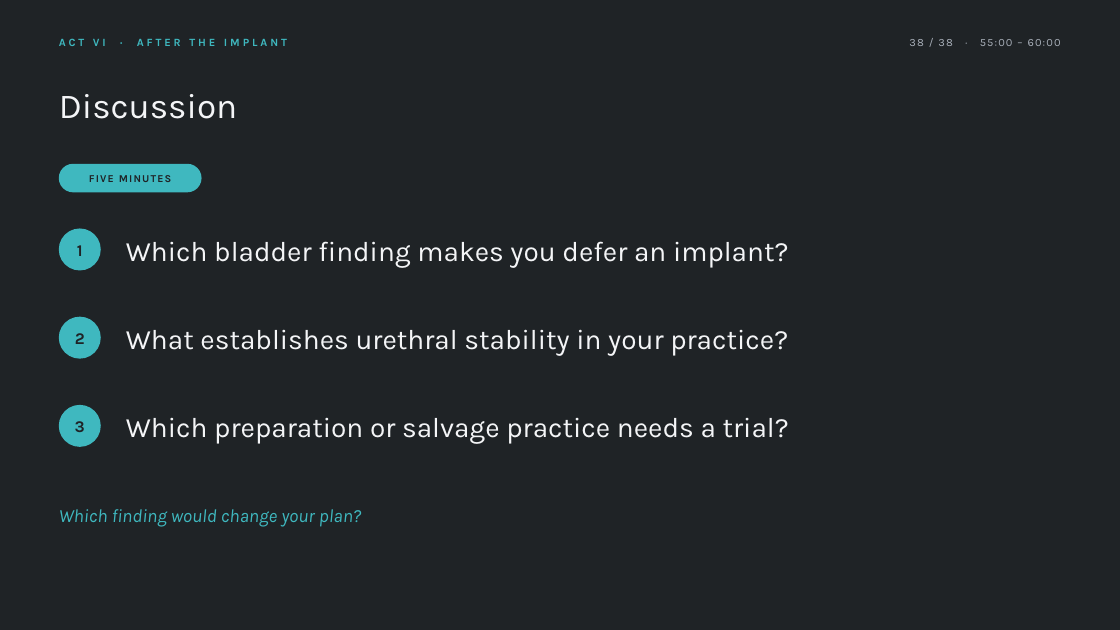
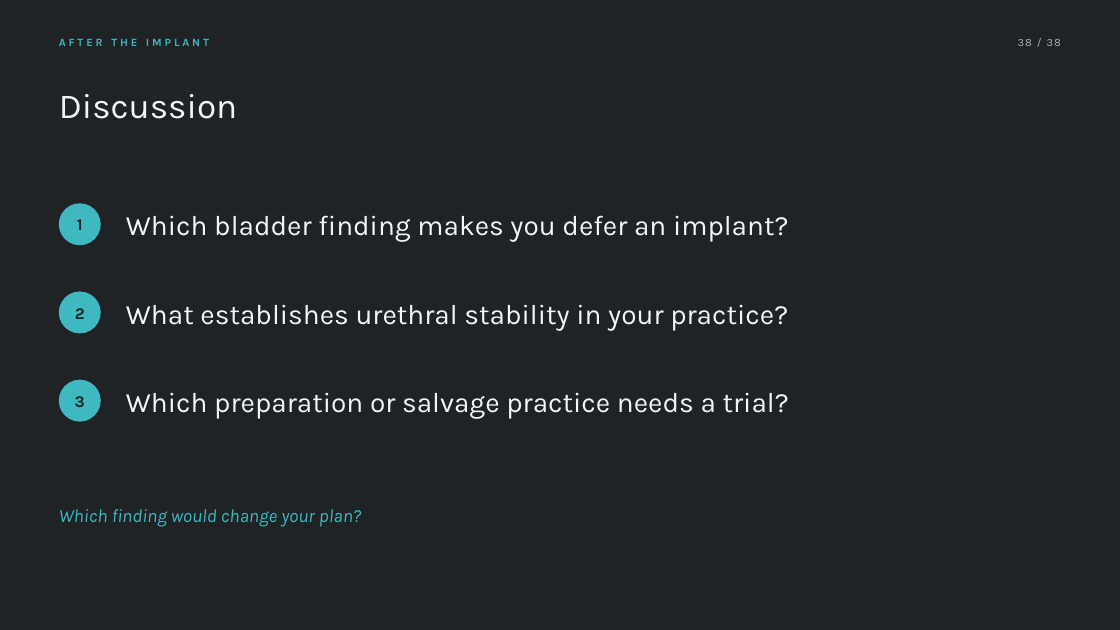
Before and after one commit to nityjr-ctrl/aus-presentation, a slide deck: slide 45 of presentation/AUS-teaching-deck.pptx. Drawn at 1120x630 pixels with LibreOffice and Linux fonts; fonts in the diff are those of the drawing. Boxes give left, top, right and bottom in pixels: in the first picture for what was removed or moved away, otherwise in the second. Text is boxed around its words. In the diff, an @@ line names an element or a change of style, - is before the commit and + after.

```diff
--- a/presentation/AUS-teaching-deck.pptx
+++ b/presentation/AUS-teaching-deck.pptx
@@ text at bbox=[59, 39, 209, 46]: text changed @@
-ACT VI · AFTER THE IMPLANT
+AFTER THE IMPLANT
@@ text at bbox=[1018, 39, 1061, 46]: text changed @@
-38 / 38 · 55:00 – 60:00
+38 / 38
@@ rounded rectangle removed at bbox=[59, 164, 202, 192] @@
@@ text removed at bbox=[89, 175, 172, 182] @@
-FIVE MINUTES
@@ 6 texts, 3 ellipses: place and size @@
-6 texts, 3 ellipses at bbox=[59, 229, 789, 447]
+6 texts, 3 ellipses at bbox=[59, 203, 789, 422]
```
Also in this commit, not shown: 50 other slides changed, 10 other files.
